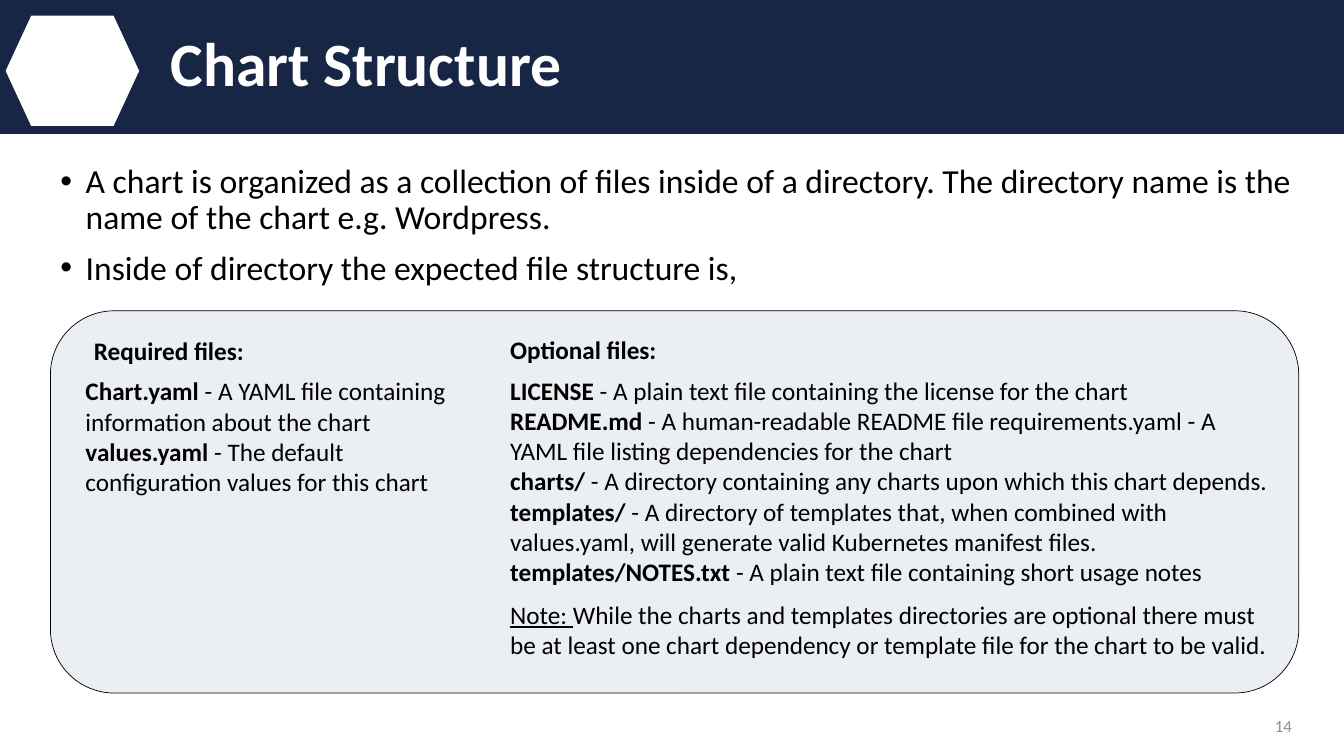
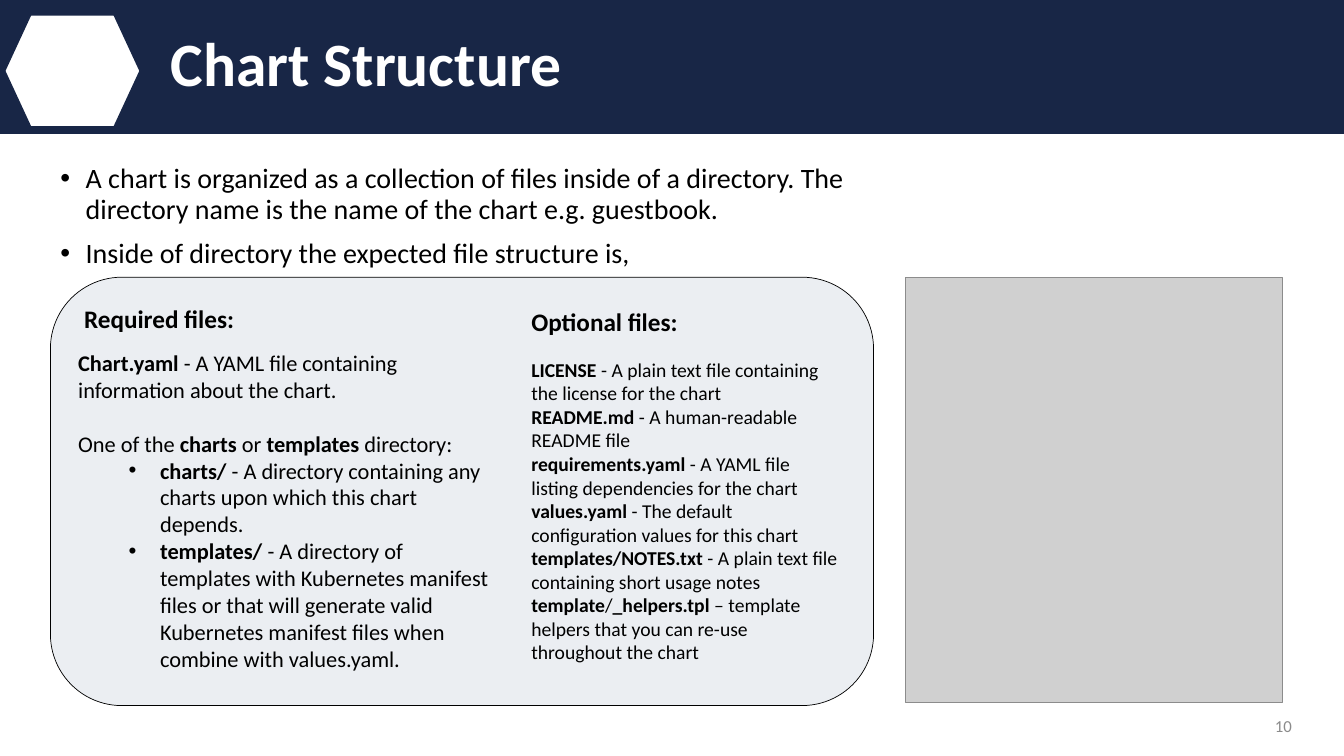
Before and after one commit to IBM/helm101, a slide deck: slide 10 of presentation/Helm.pptx (slide 14 before the commit). Drawn at 1344x756 pixels with LibreOffice and Linux fonts; fonts in the diff are those of the drawing; grey boxes stand for pictures; background and template pictures are left out. Boxes give left, top, right and bottom in pixels: in the first picture for what was removed or moved away, otherwise in the second. Text is boxed around its words. In the diff, an @@ line names an element or a change of style, - is before the commit and + after.

Commit message:
update the presentation

```diff
--- a/presentation/Helm.pptx
+++ b/presentation/Helm.pptx
@@ text at (86,168,843,224): text changed; size 24 to 20 pt @@
-• A chart is organized as a collection of files inside of a directory. The directory name is the name of the chart e.g. Wordpress.
+• A chart is organized as a collection of files inside of a directory. The directory name is the name of the chart e.g. guestbook.
@@ text at (86,243,629,268): size 24 to 20 pt in "Inside of directory the expected file structure ..." @@
@@ rounded rectangle: place and size @@
-rounded rectangle at (50,311,1299,693)
+rounded rectangle at (50,277,874,706)
@@ text "Required files:": place and size @@
-text "Required files:" at (94,342,244,364)
+text "Required files:" at (84,310,234,332)
@@ picture added at (905,277,1282,703) @@
@@ text "Optional files:": place and size @@
-text "Optional files:" at (510,341,657,363)
+text "Optional files:" at (531,313,678,335)
@@ text at (78,355,488,671): text changed; size 18 to 16 pt @@
-Chart.yaml - A YAML file containing information about the chart
-values.yaml - The default configuration values for this chart
+Chart.yaml - A YAML file containing information about the chart.
+One of the charts or templates directory:
+  • charts/ - A directory containing any charts upon which this chart depends.
+  • templates/ - A directory of templates with Kubernetes manifest files or that will generate valid Kubernetes manifest files when combine with values.yaml.
@@ text "LICENSE - A plain text ...": place and size @@
-text "LICENSE - A plain text ..." at (510,382,1267,586)
+text "LICENSE - A plain text ..." at (531,363,838,663)
@@ text at (531,363,838,593): size 18 to 14 pt in "LICENSE - A plain text file containing ...", "templates/NOTES.txt - A plain text file containing ..." @@
@@ text at (531,410,798,546): text changed; size 18 to 14 pt @@
-README.md - A human-readable README file requirements.yaml - A YAML file listing dependencies for the chart
-charts/ - A directory containing any charts upon which this chart depends.
-templates/ - A directory of templates that, when combined with values.yaml, will generate valid Kubernetes manifest files.
+README.md - A human-readable README file
+requirements.yaml - A YAML file listing dependencies for the chart
+values.yaml - The default configuration values for this chart
@@ text at (531,598,800,663): paragraph added @@
+template/_helpers.tpl – template helpers that you can re-use throughout the chart
@@ text removed at (510,606,1266,658) @@
-Note: While the charts and templates directories are optional there must be at least one chart dependency or template file for the chart to be valid.
@@ page number at (1275,721,1292,732): text changed @@
-14
+10
```
Also in this commit, not shown: 15 other slides changed, 11 slides added, 2 slides removed.
